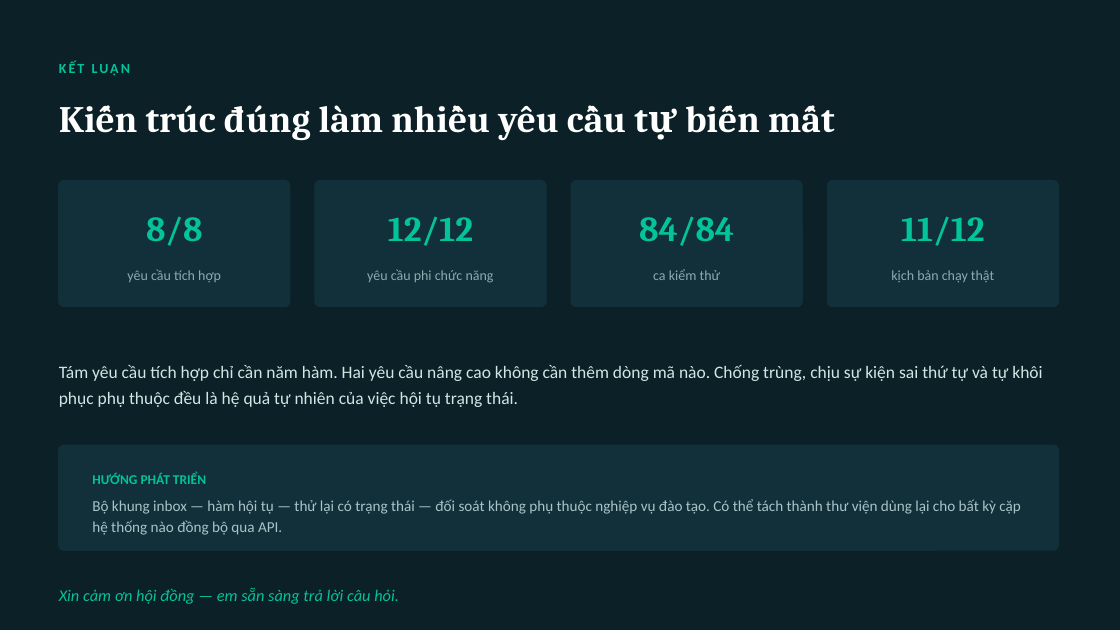
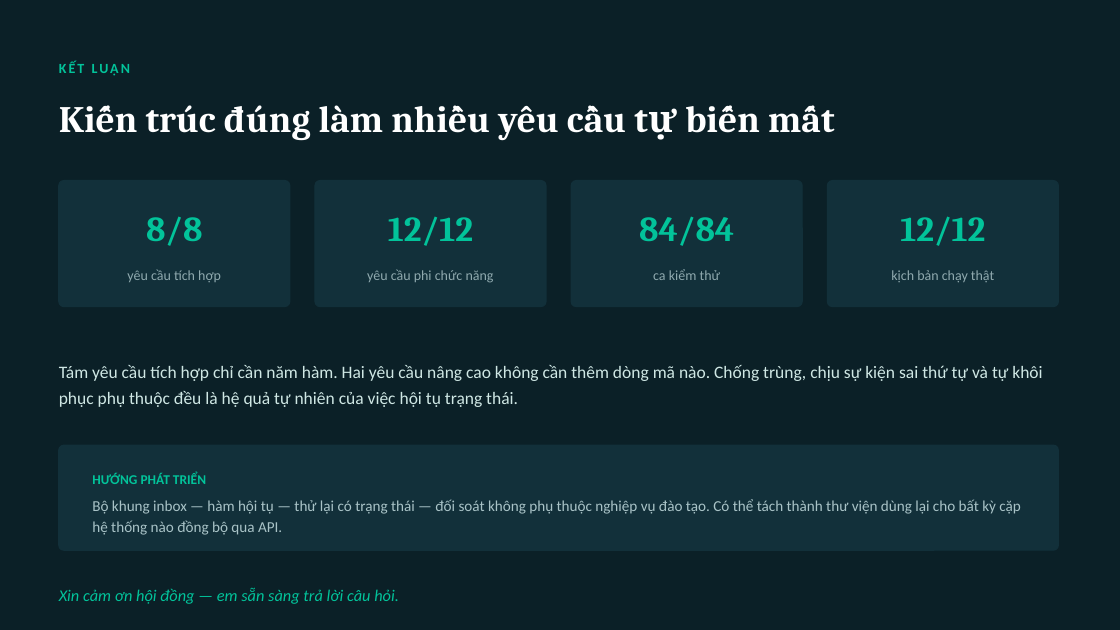
Before and after one commit to lethienloc2004/uni-integration-service, a slide deck: slide 20 of docs/Slide-BaoVe-Integration-Service.pptx. Drawn at 1120x630 pixels with LibreOffice and Linux fonts; fonts in the diff are those of the drawing. Boxes give left, top, right and bottom in pixels: in the first picture for what was removed or moved away, otherwise in the second. Text is boxed around its words. In the diff, an @@ line names an element or a change of style, - is before the commit and + after.

```diff
--- a/docs/Slide-BaoVe-Integration-Service.pptx
+++ b/docs/Slide-BaoVe-Integration-Service.pptx
@@ text at bbox=[900, 216, 985, 246]: text changed @@
-11/12
+12/12
```
Also in this commit, not shown: 1 other slide changed.
